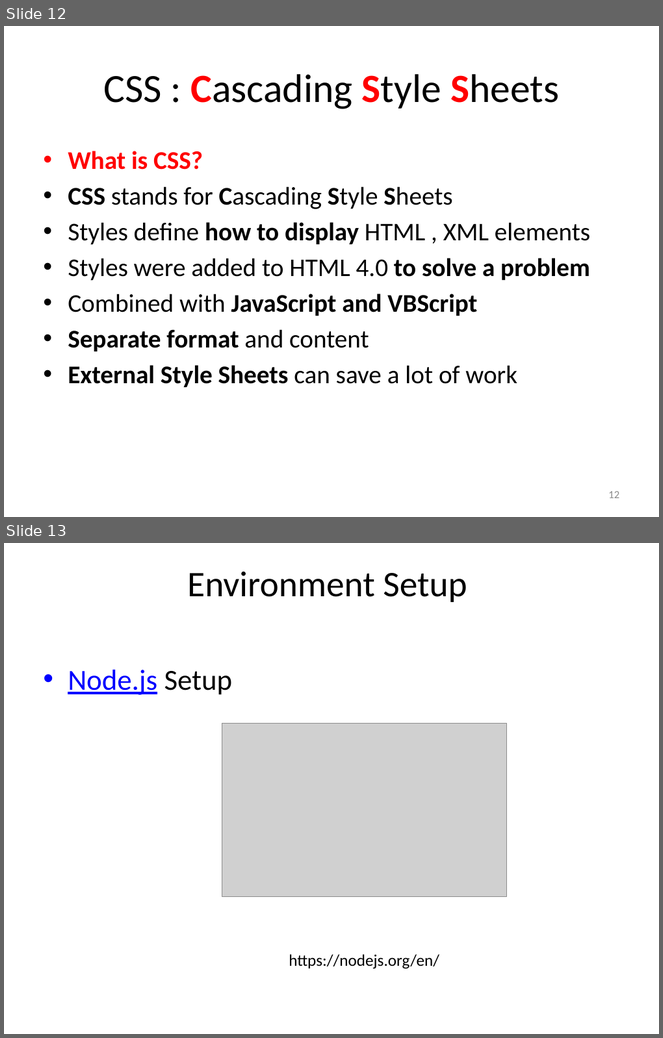
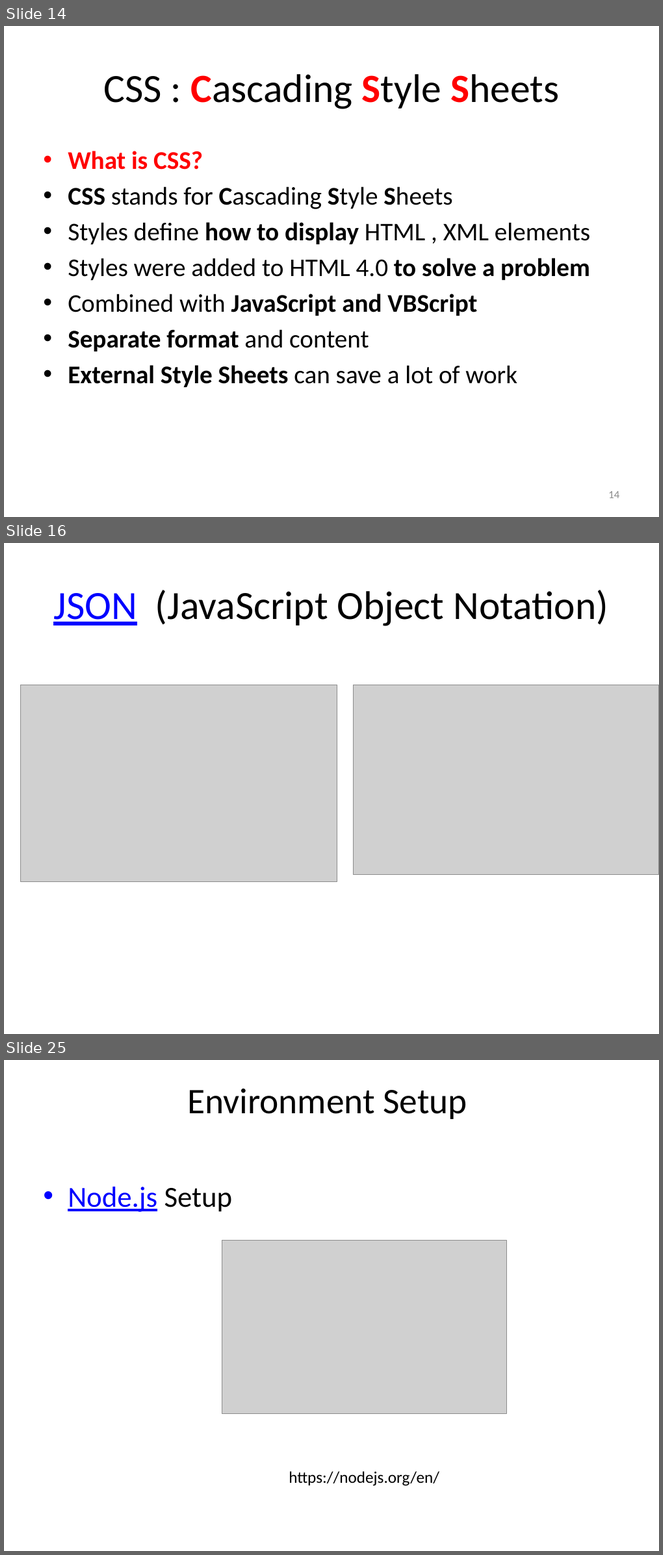
Before and after one commit to TarekSherif/Vue-CLI-Course, a slide deck: 1-PPT/L1 Architecture.pptx. Shown one above the other, each under a label of ours: slides 12 and 13 before the commit, slides 14, 16 and 25 after it; the slides between them are not shown. The pictures are 663x1038 and 663x1555 pixels, drawn with LibreOffice and Linux fonts; fonts in the diff are those of the drawing; grey boxes stand for pictures. Boxes give left, top, right and bottom in pixels: in the first picture for what was removed or moved away, otherwise in the second. Text is boxed around its words. In the diff, an @@ line names an element or a change of style, - is before the commit and + after.

```diff
--- a/1-PPT/L1 Architecture.pptx
+++ b/1-PPT/L1 Architecture.pptx
@@ slide 16 added at (4, 543, 659, 1034), background #FFFFFF @@
@@ title added at (53, 590, 608, 626), 44 pt, text #000000 @@
+JSON (JavaScript Object Notation)
@@ picture added at (20, 685, 337, 882) @@
@@ picture added at (353, 685, 659, 875) @@
@@ what was slide 12 is now slide 14 @@
@@ page number at (608, 491, 620, 499): text changed @@
-12
+14
@@ what was slide 13 is now slide 25 @@
```
Also in this commit, not shown: 1 slide changed, 13 other slides added, 1 slide removed, 2 other files.
